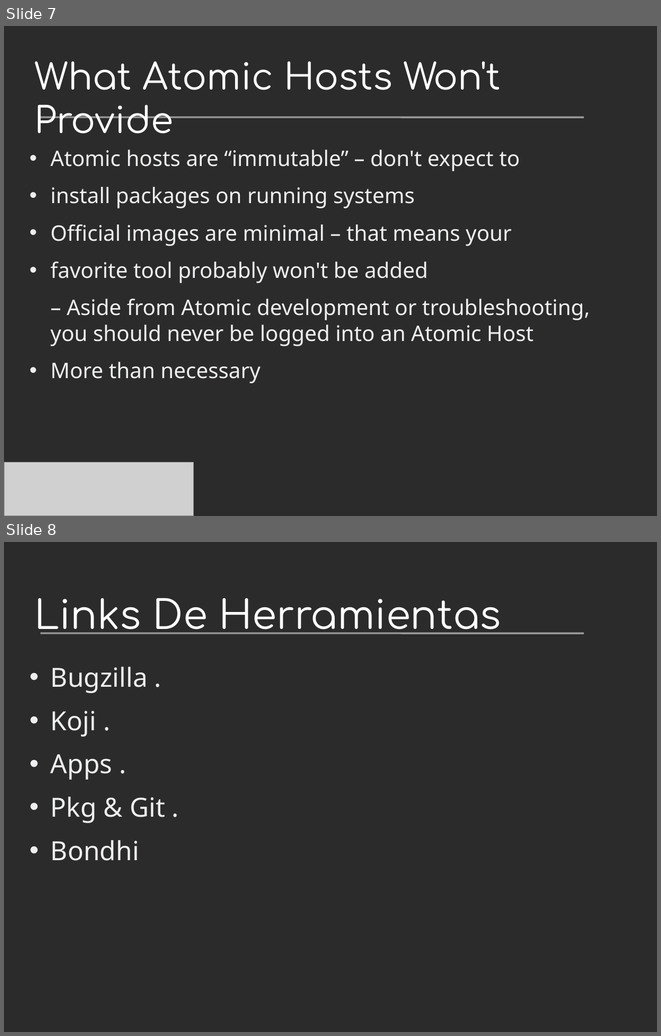
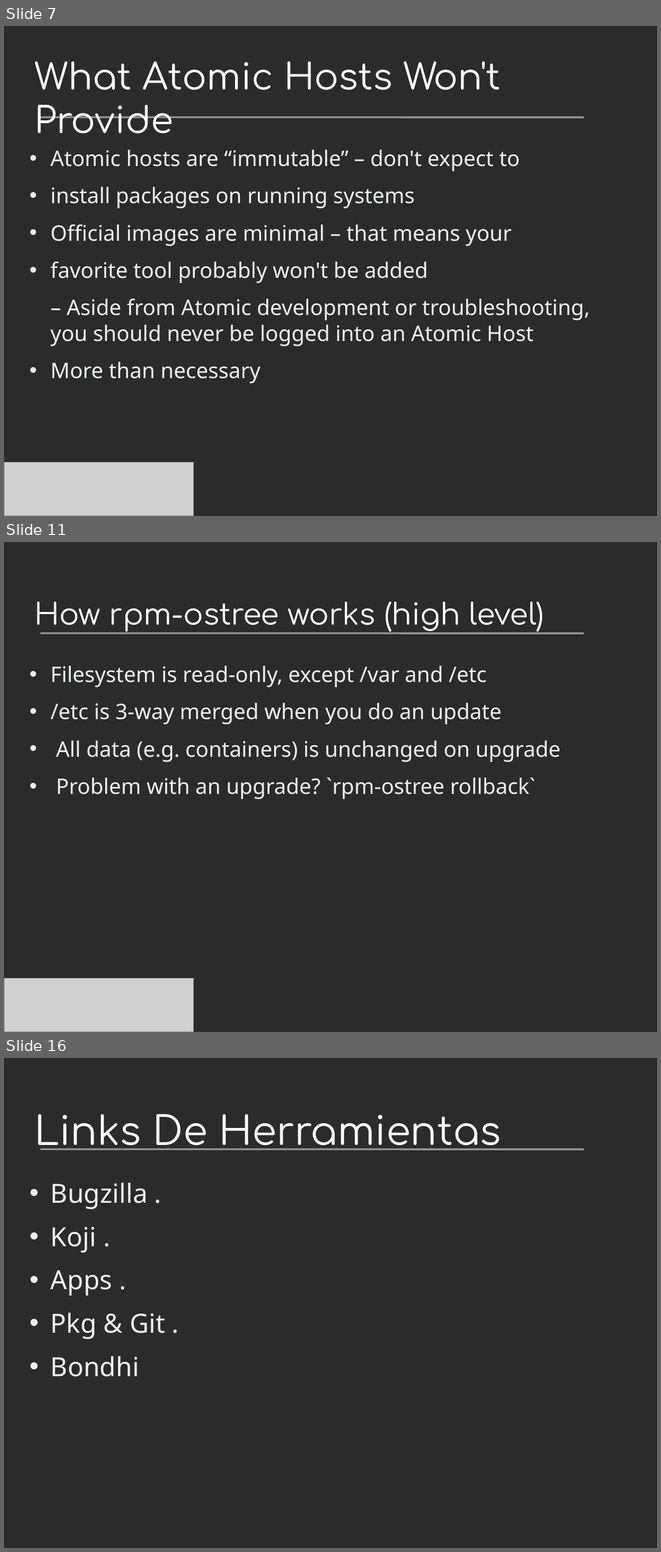
Before and after one commit to villadalmine/arg-fedora, a slide deck: Presentaciones/Devopconf2015/ProyectoAtomic.odp. Shown one above the other, each under a label of ours: slides 7 and 8 before the commit, slides 7, 11 and 16 after it; the slides between them are not shown. The pictures are 661x1036 and 661x1552 pixels, drawn with LibreOffice and Linux fonts; fonts in the diff are those of the drawing; grey boxes stand for pictures; background and template pictures are left out; a plain dark background stands for a picture behind light text. Boxes give left, top, right and bottom in pixels: in the first picture for what was removed or moved away, otherwise in the second. Text is boxed around its words. In the diff, an @@ line names an element or a change of style, - is before the commit and + after.

```diff
--- a/Presentaciones/Devopconf2015/ProyectoAtomic.odp
+++ b/Presentaciones/Devopconf2015/ProyectoAtomic.odp
@@ slide 11 added at [4, 542, 657, 1032], background picture (left out); not listed: 1 template element that a slide beside it also shows @@
@@ title added at [34, 601, 544, 632], 36 pt, text #FFFFFF @@
+How rpm-ostree works (high level)
@@ text added at [51, 665, 561, 799], 26 pt, text #EEEFF0 @@
+• Filesystem is read-only, except /var and /etc
+• /etc is 3-way merged when you do an update
+• All data (e.g. containers) is unchanged on upgrade
+• Problem with an upgrade? `rpm-ostree rollback`
@@ picture added at [4, 978, 194, 1032] @@
@@ what was slide 8 is now slide 16 @@
```
Also in this commit, not shown: 7 other slides added, 6 other files.
